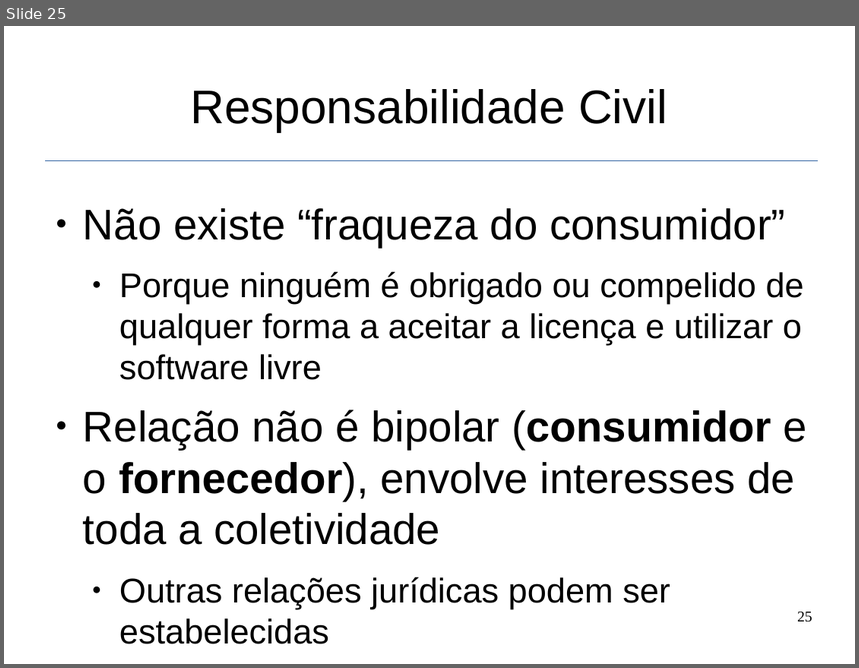
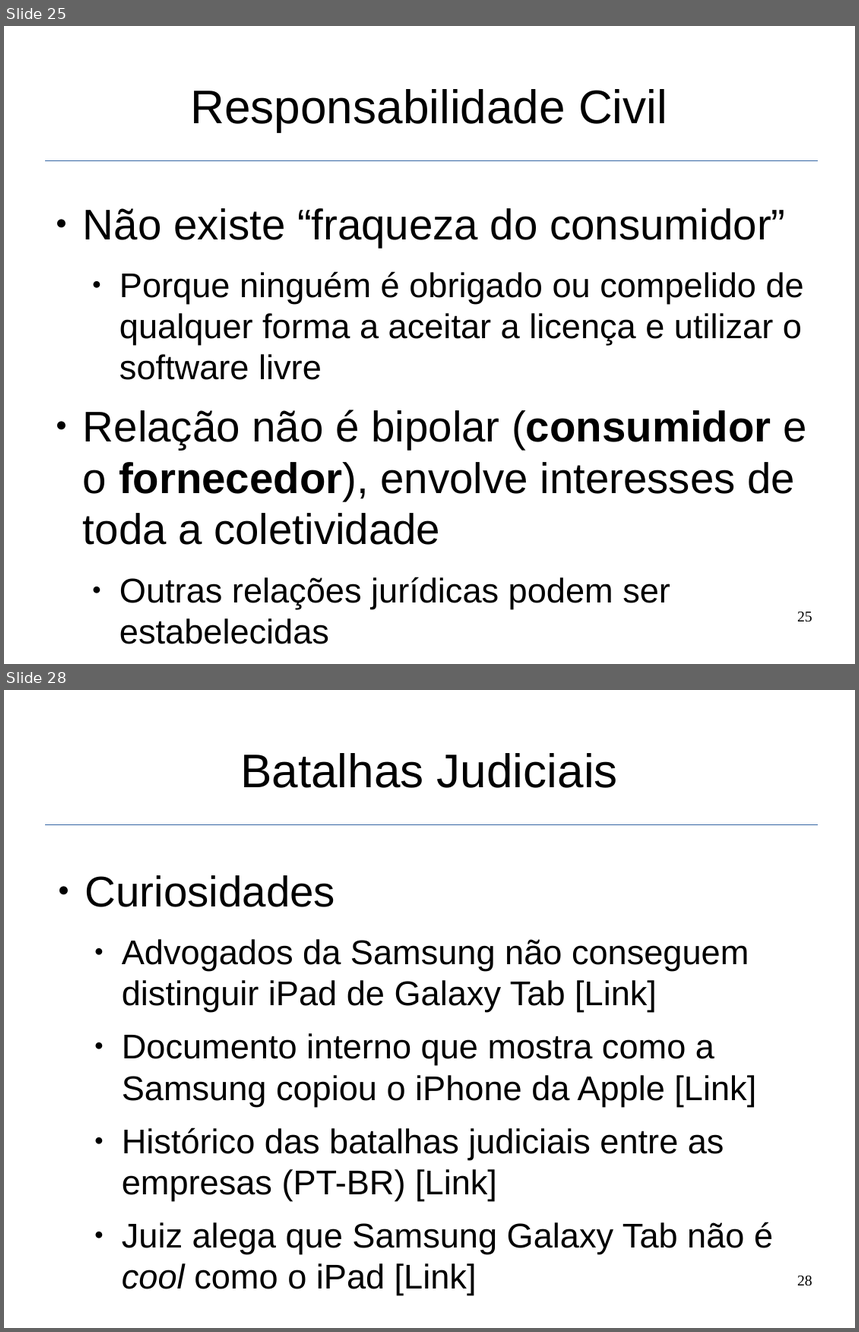
Before and after one commit to OpenRedu/aulas_floss, a slide deck: 07_AspectosLegais/07_AspectosLegais.odp. Shown one above the other, each under a label of ours: slide 25 before the commit, slides 25 and 28 after it; the slides between them are not shown. The pictures are 859x668 and 859x1332 pixels, drawn with LibreOffice and Linux fonts; fonts in the diff are those of the drawing. Boxes give left, top, right and bottom in pixels: in the first picture for what was removed or moved away, otherwise in the second. Text is boxed around its words. In the diff, an @@ line names an element or a change of style, - is before the commit and + after.

Commit message:
Incluindo slides sobre batalha judicial entre Apple e Samsung

```diff
--- a/07_AspectosLegais/07_AspectosLegais.odp
+++ b/07_AspectosLegais/07_AspectosLegais.odp
@@ slide 28 added at (4, 690, 855, 1328), background #FFFFFF; not listed: 1 template element that a slide beside it also shows @@
@@ title added at (240, 753, 618, 788), 44 pt, text #000000 @@
+Batalhas Judiciais
@@ text added at (85, 875, 773, 1296), 32 pt, text #000000 @@
+● Curiosidades
+  ● Advogados da Samsung não conseguem distinguir iPad de Galaxy Tab [Link]
+  ● Documento interno que mostra como a Samsung copiou o iPhone da Apple [Link]
+  ● Histórico das batalhas judiciais entre as empresas (PT-BR) [Link]
+  ● Juiz alega que Samsung Galaxy Tab não é cool como o iPad [Link]
@@ page number added at (797, 1276, 813, 1287), 14 pt, text #000000 @@
+28
```
Also in this commit, not shown: 2 other slides added.
